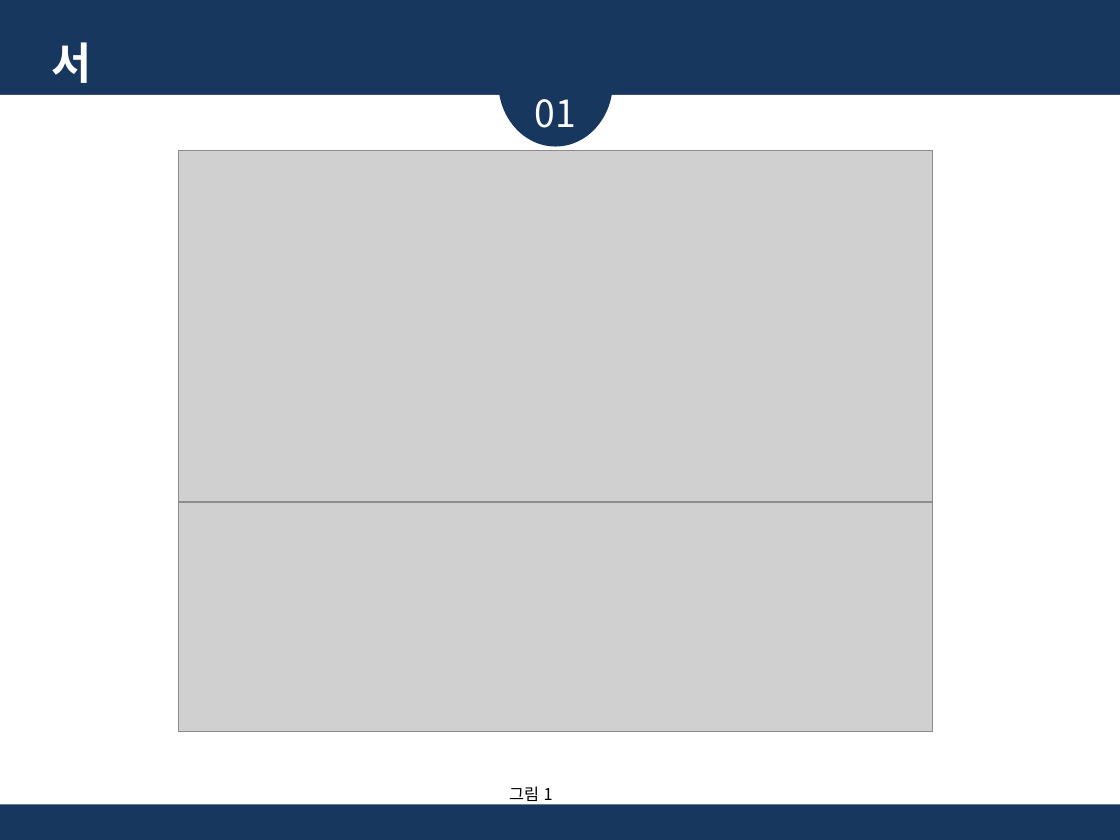
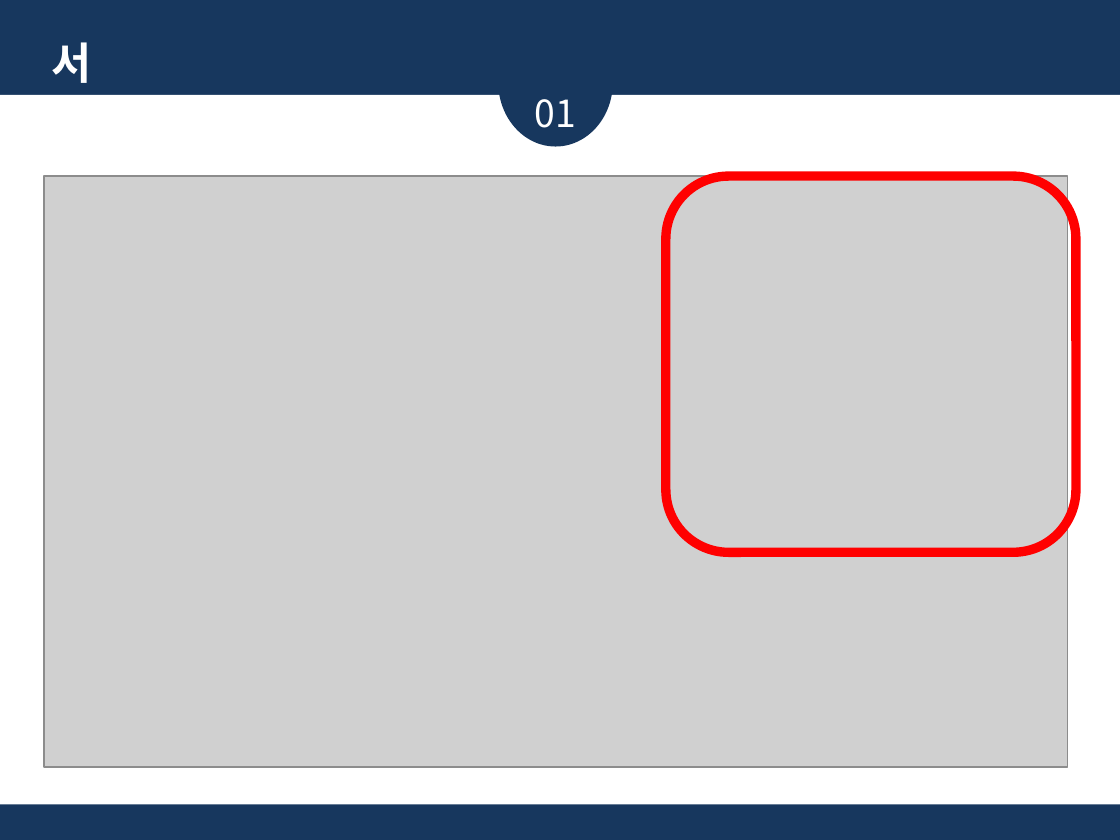
Before and after one commit to glad1470/2019_research, a slide deck: slide 7 of Doc/주제 선정 및 시장 조사_19.03.19/졸업논문 주제_임광효_김준영_2.pptx (slide 4 before the commit). Drawn at 1120x840 pixels with LibreOffice and Linux fonts; fonts in the diff are those of the drawing; grey boxes stand for pictures. Boxes give left, top, right and bottom in pixels: in the first picture for what was removed or moved away, otherwise in the second. Text is boxed around its words. In the diff, an @@ line names an element or a change of style, - is before the commit and + after.

```diff
--- a/Doc/주제 선정 및 시장 조사_19.03.19/졸업논문 주제_임광효_김준영_2.pptx
+++ b/Doc/주제 선정 및 시장 조사_19.03.19/졸업논문 주제_임광효_김준영_2.pptx
@@ picture added at [44,176,1066,767] @@
@@ picture removed at [179,150,933,505] @@
@@ rounded rectangle added at [665,176,1075,552], outline #FF0000 6 pt @@
@@ picture removed at [179,502,933,731] @@
@@ text removed at [509,786,553,805] @@
-그림 1
```
Also in this commit, not shown: 2 other slides changed, 5 slides added, 4 slides removed.
